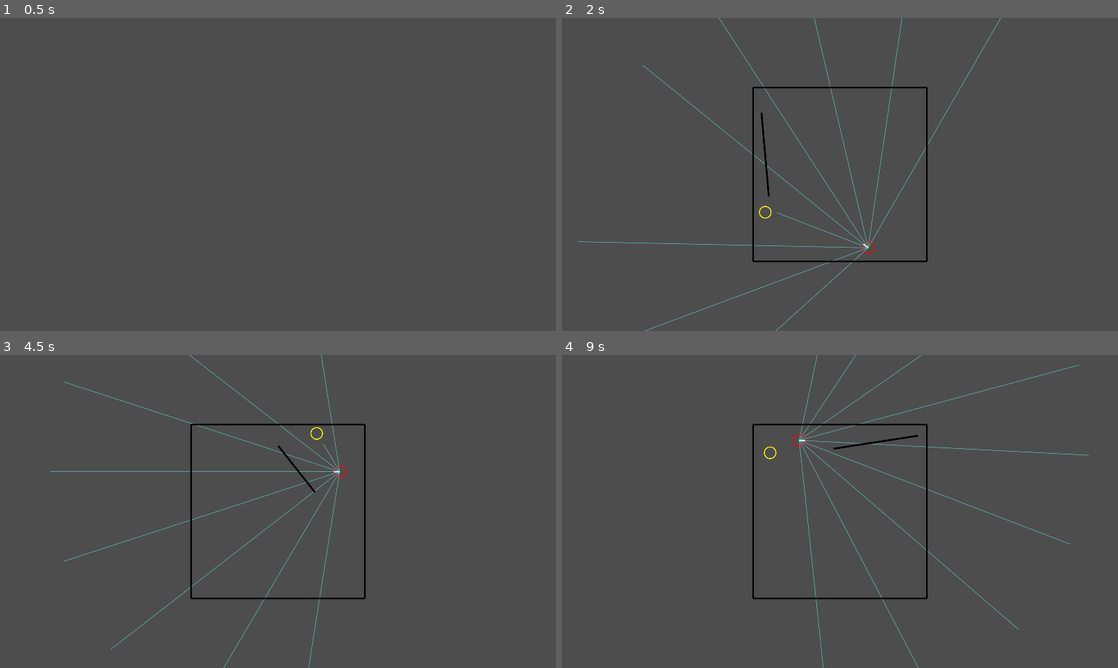
Above: before the commit, frames 1-4 (two rows, left to right).
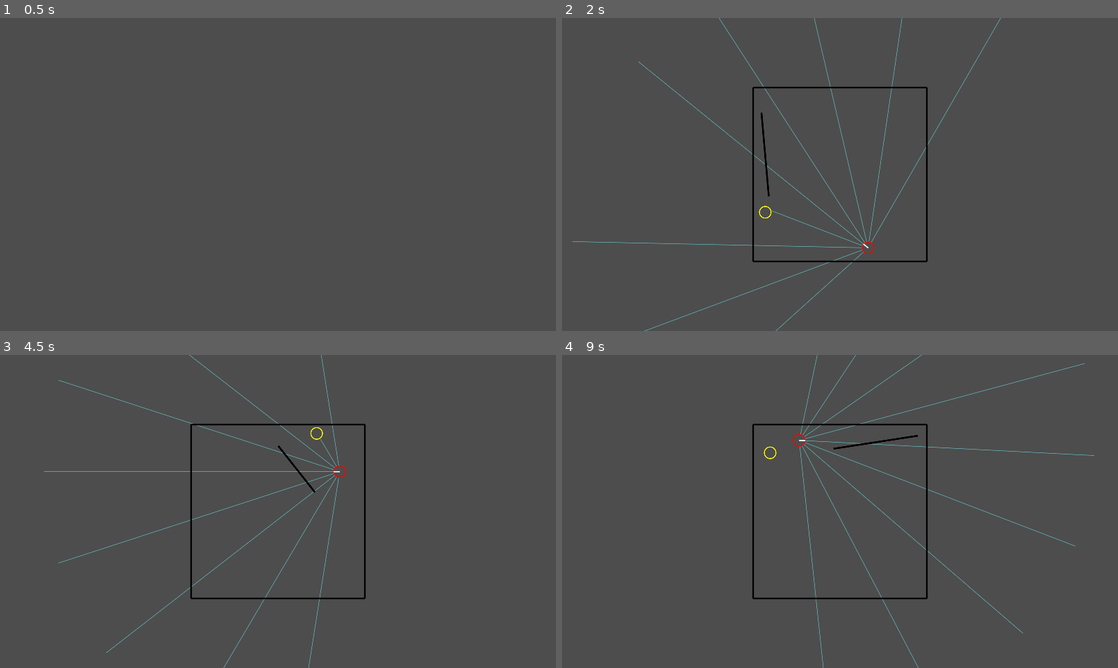
Above: after the commit, the same moments.

Repository: stokatyan/godot-ai
Game: Godot game, scene res://FindCoinGame/FCGEnv.tscn
The game is run twice, just before and just after one commit, with the same random seed, the same clock (stepped at 60 frames per second) and the same inputs.
Inputs:
- Up to frame 1 (0.5 s): no input
- Up to frame 2 (2 s): tap Enter at 0.5 s; hold D 0.53-1.28 s; hold Enter 0.53-1.28 s; tap Space at 1.25 s; hold S from 1.28 s (still down); tap N at 1.35 s
- Up to frame 3 (4.5 s): release S at 2.03 s; hold D 2.03-2.78 s; tap 1 at 2.1 s; tap Enter at 2.75, 4.25, 4.35 s; hold Up 2.78-3.53 s; tap 2 at 2.85 s; tap Space at 3.5 s; hold A from 3.53 s (still down); tap 3 at 3.6 s
- Up to frame 4 (9 s): tap Space at 5 s; release A at 5.03 s; hold S 5.03-5.78 s; tap N at 5.1, 8.85 s; hold D 5.78-6.53 s; tap 1 at 5.85 s; hold Up 6.53-7.28 s; tap 2 at 6.6 s; hold D 7.28-8.03 s; tap 3 at 7.35 s; hold S 8.03-8.78 s; hold Enter 8.03-8.78 s; hold A from 8.78 s (still down)

Frame 1 is identical in both runs. In frame 2, less than 0.1% of the frame differs, in the area x 1-56%, y 13-75%; in frame 3, less than 0.1%, in the area x 7-62%, y 8-96%; in frame 4, less than 0.1%.
Error in both runs: Cannot call method 'poll' on a null value. (res://AI/AIServerTCP.gd:40)

Commit message:
improve vision line rendering

Diff:
--- a/godot-ai-client/FindCoinGame/FCGEnv.gd
+++ b/godot-ai-client/FindCoinGame/FCGEnv.gd
@@ -76,7 +76,23 @@
 	return 100
 
 func _draw_simulation(s: FCGSimulation):
-	## Target
+	# Hero Vision
+	var vision_angles = s._hero.get_vision_angles()
+	var game_state = s.get_game_state()
+	var h = s._hero
+	for i in range(vision_angles.size()):
+		var a = vision_angles[i]
+		var depth = game_state[i + 1] # first item is rotation
+		var direction = Vector2.from_angle(a)
+		draw_line(
+			h._position + direction * h._radius,
+			h._position + direction * depth * h.max_vision_distance + direction * h._radius,
+			Color.CADET_BLUE,
+			1,
+			true
+		)
+
+	# Target
 	draw_circle(
 		s._target._position,
 		s._target._radius,
@@ -86,7 +102,7 @@
 		true
 	)
 
-	## Hero
+	# Hero
 	draw_circle(
 		s._hero._position,
 		s._hero._radius,
@@ -96,22 +112,7 @@
 		true
 	)
 
-	## Hero Vision
-	var vision_angles = s._hero.get_vision_angles()
-	var game_state = s.get_game_state()
-	var h = s._hero
-	for i in range(vision_angles.size()):
-		var a = vision_angles[i]
-		var d = game_state[i + 1] # first item is rotation
-		draw_line(
-			h._position,
-			h._position + Vector2.from_angle(a) * d * h.max_vision_distance,
-			Color.CADET_BLUE,
-			1,
-			true
-		)
-
-	## Hero Orientation
+	# Hero Orientation
 	draw_line(
 		h._position,
 		h._position + Vector2.from_angle(h._rotation) * h._radius,
@@ -120,6 +121,7 @@
 		true
 	)
 
+	# Walls
 	for body in s._boundary_wall_bodies + s._inner_wall_bodies:
 		var shape_rect = s.get_wall_shape(body)
 		var p0 = shape_rect.position
--- a/godot-ai-client/FindCoinGame/FCGSimulation.gd
+++ b/godot-ai-client/FindCoinGame/FCGSimulation.gd
@@ -192,12 +192,12 @@
 	]
 	var angles = _hero.get_vision_angles()
 	for a in angles:
-		var obs = _get_hero_target_observation(a, _hero.max_vision_distance)
+		var obs = _get_hero_layer_observation(a, _hero.max_vision_distance, _target_layer)
 		state.append(obs)
 
 	return state
 
-func _get_hero_target_observation(angle: float, max_distance: float) -> float:
+func _get_hero_layer_observation(angle: float, max_distance: float, layer: int) -> float:
 	var space_state = PhysicsServer2D.space_get_direct_state(_physics_space)
 	var hero_transform: Transform2D = get_transform(_hero._physics_body)
 	var origin_of_hero = hero_transform.origin
@@ -210,7 +210,7 @@
 	motion_query.motion = Vector2.from_angle(angle) * max_distance
 	motion_query.shape_rid = _hero._physics_shape
 	motion_query.transform = hero_transform
-	motion_query.collision_mask = _target_layer
+	motion_query.collision_mask = layer
 
 	var result = space_state.cast_motion(motion_query)
 	return result[0]
